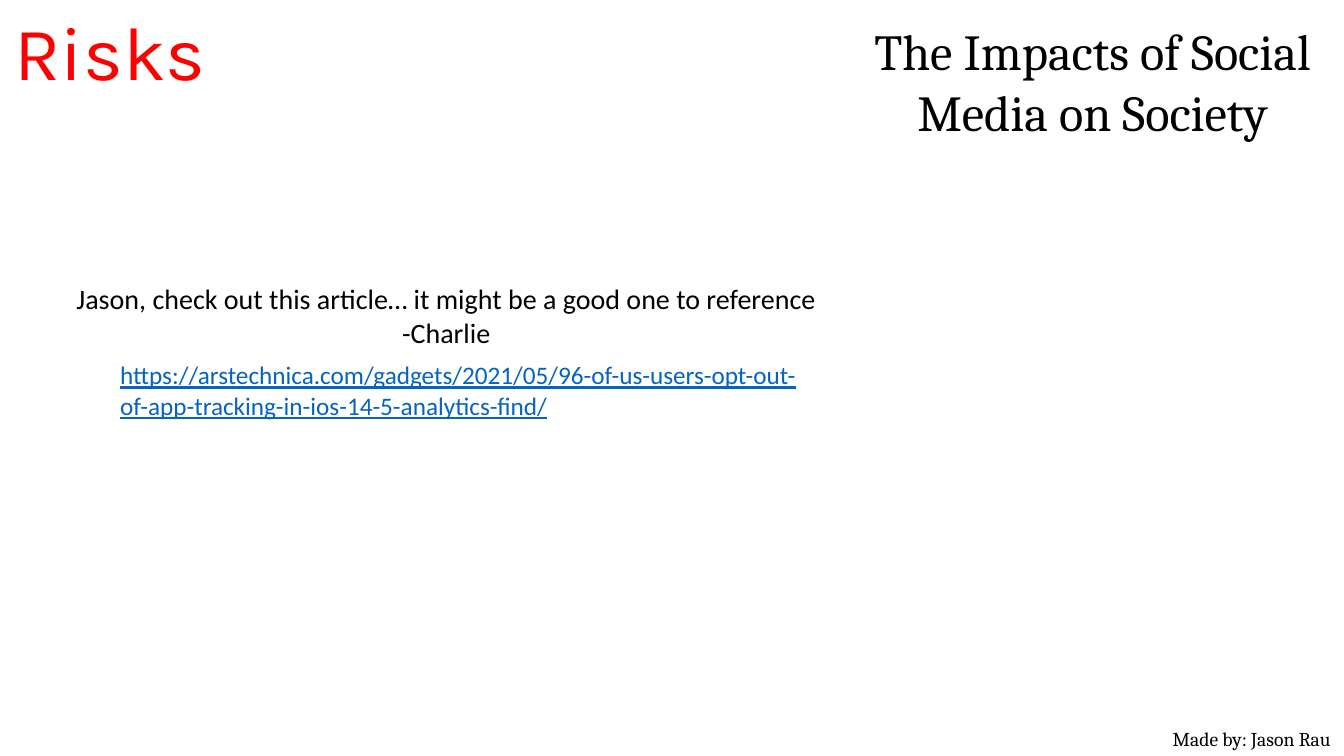
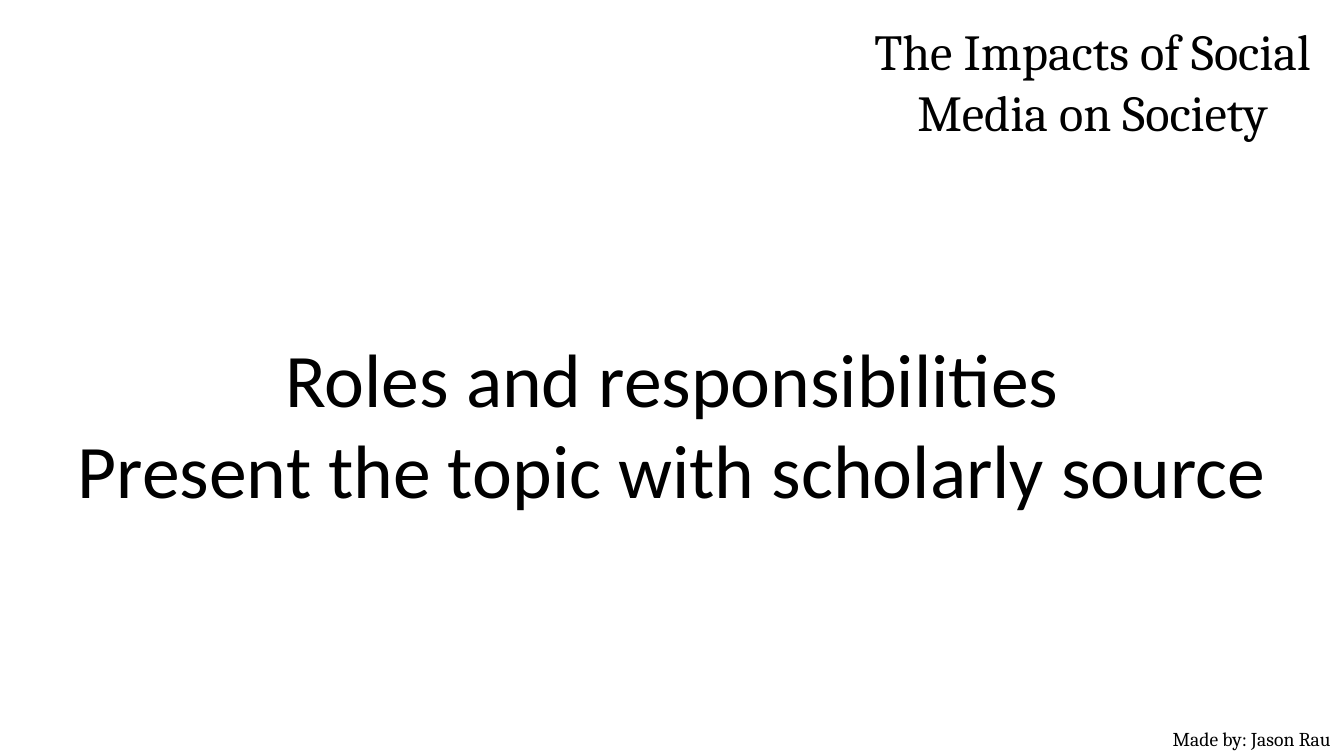
Before and after one commit to 20119382-AUT/-11-1108-ssnn-11-1108-ssnn-, a slide deck: slide 3 of Team Project Presentation/Team Project Presentation.pptx. Drawn at 1344x756 pixels with LibreOffice and Linux fonts; fonts in the diff are those of the drawing. Boxes give left, top, right and bottom in pixels: in the first picture for what was removed or moved away, otherwise in the second. Text is boxed around its words. In the diff, an @@ line names an element or a change of style, - is before the commit and + after.

```diff
--- a/Team Project Presentation/Team Project Presentation.pptx
+++ b/Team Project Presentation/Team Project Presentation.pptx
@@ text removed at box(15, 28, 206, 81) @@
-Risks
@@ text removed at box(76, 289, 815, 344) @@
-Jason, check out this article… it might be a good one to reference
--Charlie
@@ text added at box(78, 354, 1265, 511), 54 pt, text #000000 @@
+Roles and responsibilities
+Present the topic with scholarly source
@@ text removed at box(120, 366, 795, 420) @@
-https://arstechnica.com/gadgets/2021/05/96-of-us-users-opt-out-of-app-tracking-in-ios-14-5-analytics-find/
```
Also in this commit, not shown: 2 other slides changed.
